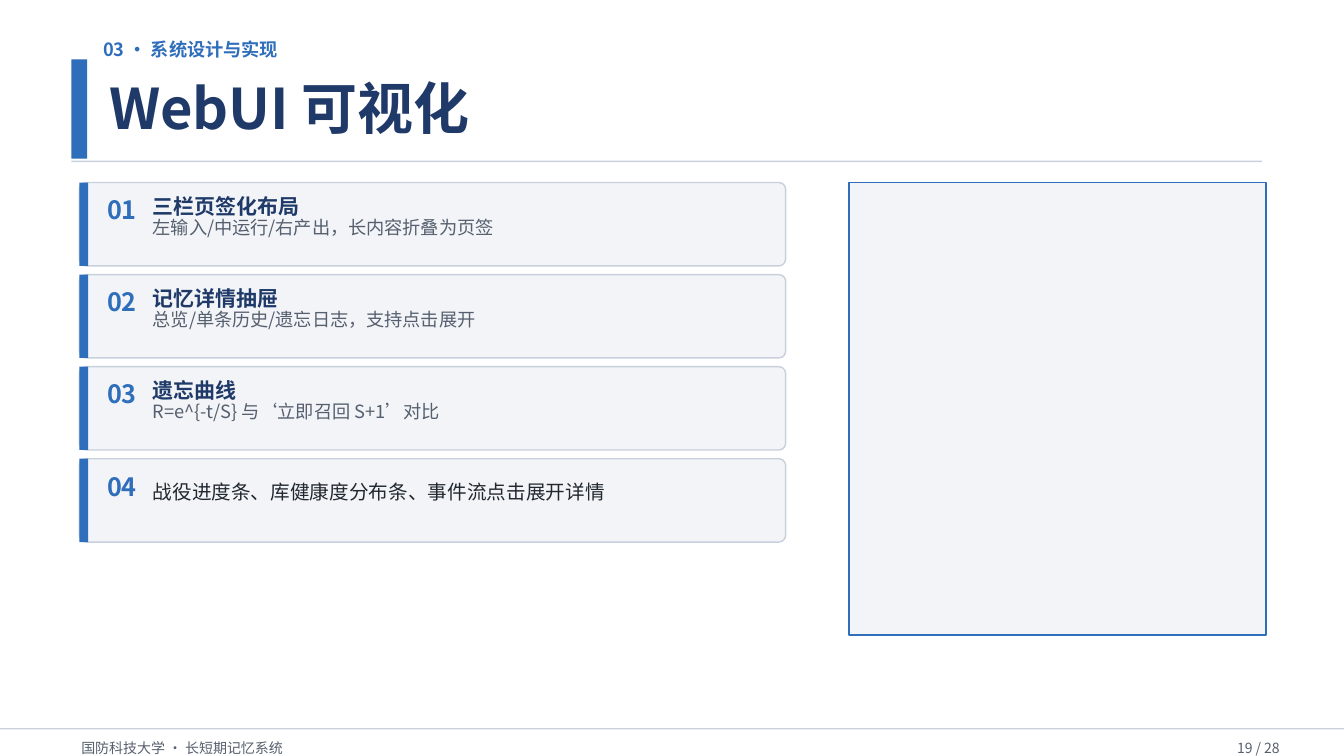
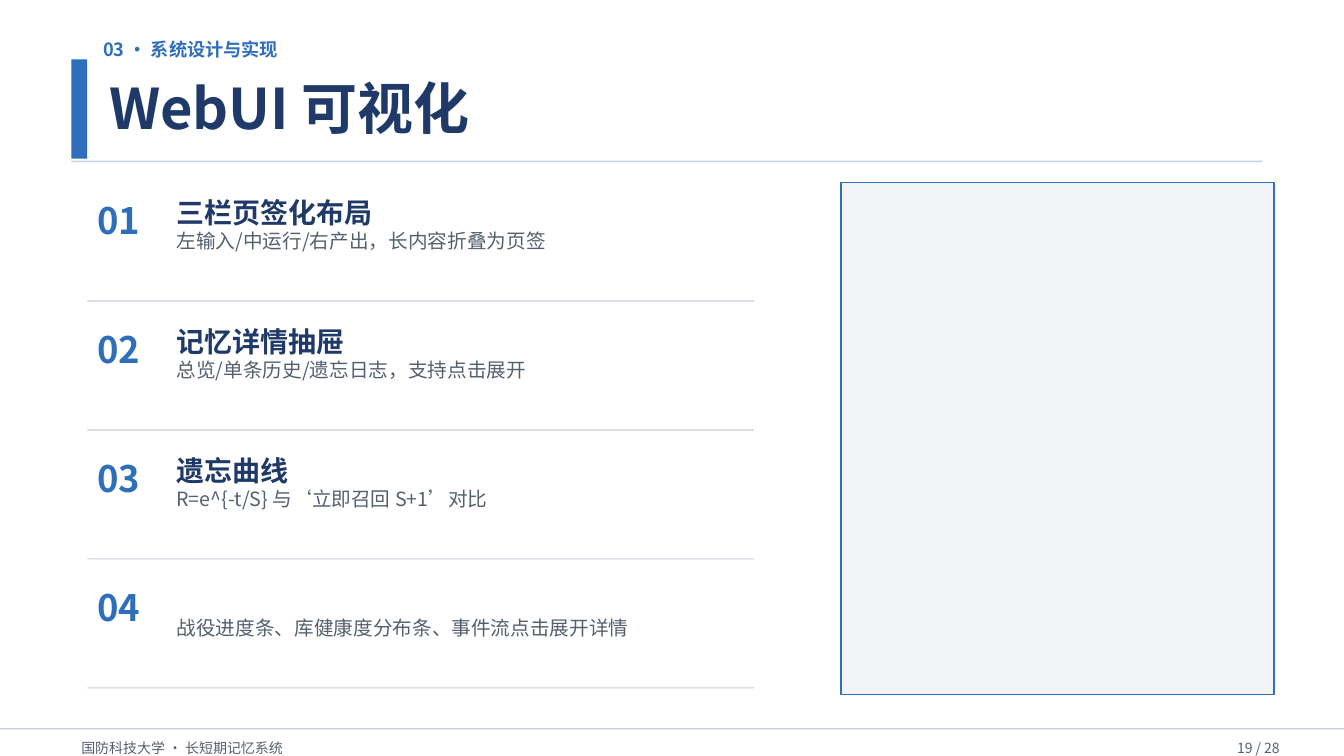
Before and after one commit to Outer-nebula-observer/yz-03, a slide deck: slide 19 of 汇报PPT/最终汇报成果.pptx. Drawn at 1344x756 pixels with LibreOffice and Linux fonts; fonts in the diff are those of the drawing. Boxes give left, top, right and bottom in pixels: in the first picture for what was removed or moved away, otherwise in the second. Text is boxed around its words. In the diff, an @@ line names an element or a change of style, - is before the commit and + after.

```diff
--- a/汇报PPT/最终汇报成果.pptx
+++ b/汇报PPT/最终汇报成果.pptx
@@ rounded rectangle removed at bbox=[80, 182, 786, 266] @@
@@ rectangle removed at bbox=[80, 182, 89, 266] @@
@@ text "01": place and size @@
-text "01" at bbox=[107, 200, 137, 220]
+text "01" at bbox=[97, 206, 140, 235]
@@ text "三栏页签化布局": place and size @@
-text "三栏页签化布局" at bbox=[153, 196, 300, 216]
+text "三栏页签化布局" at bbox=[177, 199, 373, 226]
@@ rectangle: place and size @@
-rectangle at bbox=[850, 182, 1266, 635]
+rectangle at bbox=[842, 182, 1274, 695]
@@ text "左输入/中运行/右产出，长内容折叠为页签": place and size @@
-text "左输入/中运行/右产出，长内容折叠为页签" at bbox=[153, 215, 494, 237]
+text "左输入/中运行/右产出，长内容折叠为页签" at bbox=[177, 231, 546, 252]
@@ rounded rectangle removed at bbox=[80, 274, 786, 358] @@
@@ rectangle removed at bbox=[80, 274, 89, 358] @@
@@ text "02": place and size @@
-text "02" at bbox=[107, 292, 137, 312]
+text "02" at bbox=[97, 335, 140, 364]
@@ rectangle added at bbox=[88, 300, 754, 301], fill #C8D0DC @@
@@ text "记忆详情抽屉": place and size @@
-text "记忆详情抽屉" at bbox=[153, 288, 279, 308]
+text "记忆详情抽屉" at bbox=[177, 328, 345, 355]
@@ text "总览/单条历史/遗忘日志，支持点击展开": place and size @@
-text "总览/单条历史/遗忘日志，支持点击展开" at bbox=[153, 307, 476, 329]
+text "总览/单条历史/遗忘日志，支持点击展开" at bbox=[177, 360, 526, 381]
@@ rounded rectangle removed at bbox=[80, 367, 786, 451] @@
@@ rectangle removed at bbox=[80, 367, 89, 451] @@
@@ rectangle added at bbox=[88, 430, 754, 431], fill #C8D0DC @@
@@ size 15 to 20 pt in 3 elements at bbox=[177, 199, 373, 226], bbox=[177, 328, 345, 355], bbox=[177, 457, 289, 484] @@
@@ text "遗忘曲线": place and size @@
-text "遗忘曲线" at bbox=[153, 380, 237, 400]
+text "遗忘曲线" at bbox=[177, 457, 289, 484]
@@ rounded rectangle removed at bbox=[80, 459, 786, 542] @@
@@ rectangle removed at bbox=[80, 459, 89, 542] @@
@@ text "03": place and size @@
-text "03" at bbox=[107, 384, 137, 404]
+text "03" at bbox=[97, 464, 140, 493]
@@ size 13 to 14 pt in 3 elements at bbox=[177, 231, 546, 252], bbox=[177, 360, 526, 381], bbox=[177, 489, 487, 510] @@
@@ text "R=e^{-t/S} 与‘立即召回 S+1’对比": place and size @@
-text "R=e^{-t/S} 与‘立即召回 S+1’对比" at bbox=[153, 399, 439, 421]
+text "R=e^{-t/S} 与‘立即召回 S+1’对比" at bbox=[177, 489, 487, 510]
@@ rectangle added at bbox=[88, 559, 754, 560], fill #C8D0DC @@
@@ size 18 to 26 pt in 4 elements at bbox=[97, 206, 140, 235], bbox=[97, 335, 140, 364], bbox=[97, 464, 140, 493], bbox=[97, 593, 140, 622] @@
@@ text "04": place and size @@
-text "04" at bbox=[107, 477, 137, 497]
+text "04" at bbox=[97, 593, 140, 622]
@@ text "战役进度条、库健康度分布条、事件流点击展开详情": place and size @@
-text "战役进度条、库健康度分布条、事件流点击展开详情" at bbox=[153, 482, 605, 501]
+text "战役进度条、库健康度分布条、事件流点击展开详情" at bbox=[177, 618, 629, 637]
@@ text "战役进度条、库健康度分布条、事件流点击展开详情" at bbox=[177, 618, 629, 637]: text colour #222830 to #555F6E @@
@@ rectangle added at bbox=[88, 688, 754, 689], fill #C8D0DC @@
```
Also in this commit, not shown: 6 other slides changed, 1 other file.
